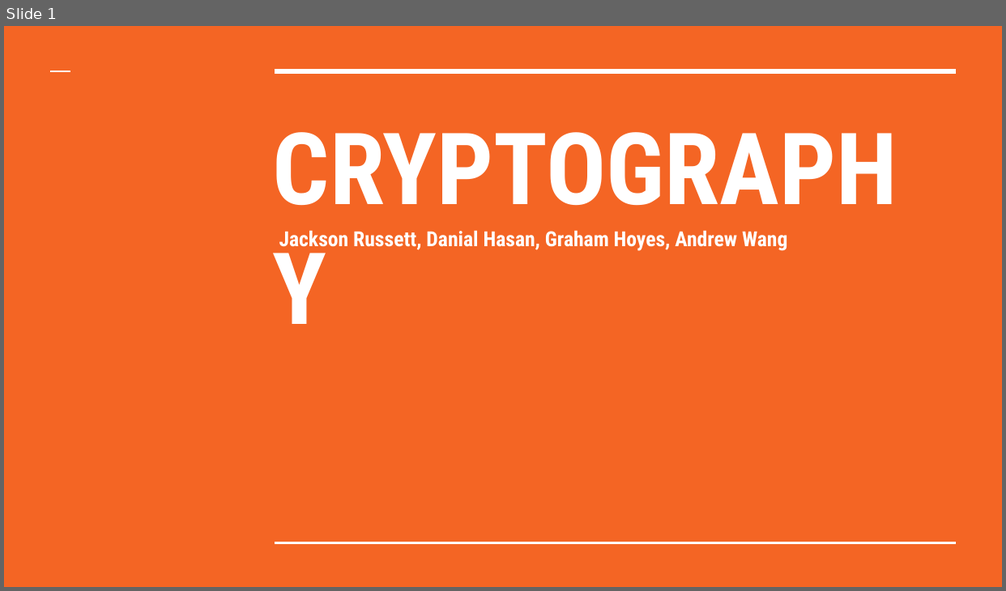
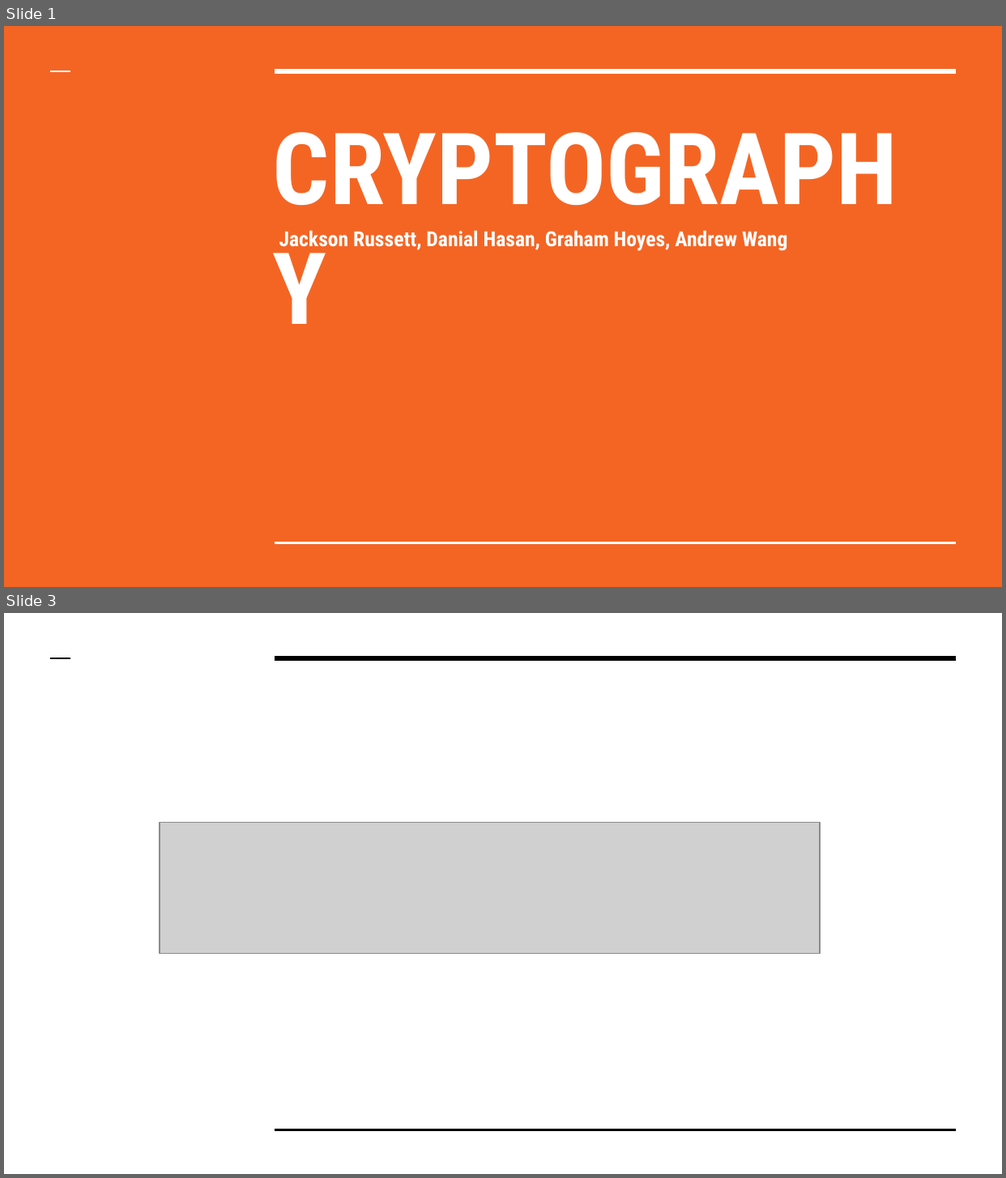
Before and after one commit to grahamhoyes/utek-programming-team15, a slide deck: CRYPTOGRAPHY.pptx. Shown one above the other, each under a label of ours: slide 1 before the commit, slides 1 and 3 after it; the slides between them are not shown. The pictures are 1006x591 and 1006x1178 pixels, drawn with LibreOffice and Linux fonts; fonts in the diff are those of the drawing; grey boxes stand for pictures. Boxes give left, top, right and bottom in pixels: in the first picture for what was removed or moved away, otherwise in the second. Text is boxed around its words. In the diff, an @@ line names an element or a change of style, - is before the commit and + after.

```diff
--- a/CRYPTOGRAPHY.pptx
+++ b/CRYPTOGRAPHY.pptx
@@ slide 3 added at bbox=[4, 613, 1002, 1174], background #FFFFFF @@
@@ line added from (51, 658) to (71, 658), #000000 1.5 pt @@
@@ line added from (275, 658) to (956, 658), #000000 3 pt @@
@@ picture added at bbox=[160, 823, 820, 953] @@
@@ line added from (275, 1130) to (956, 1130), #000000 1.5 pt @@
```
Also in this commit, not shown: 3 slides changed, 1 other slide added, 2 other files.
